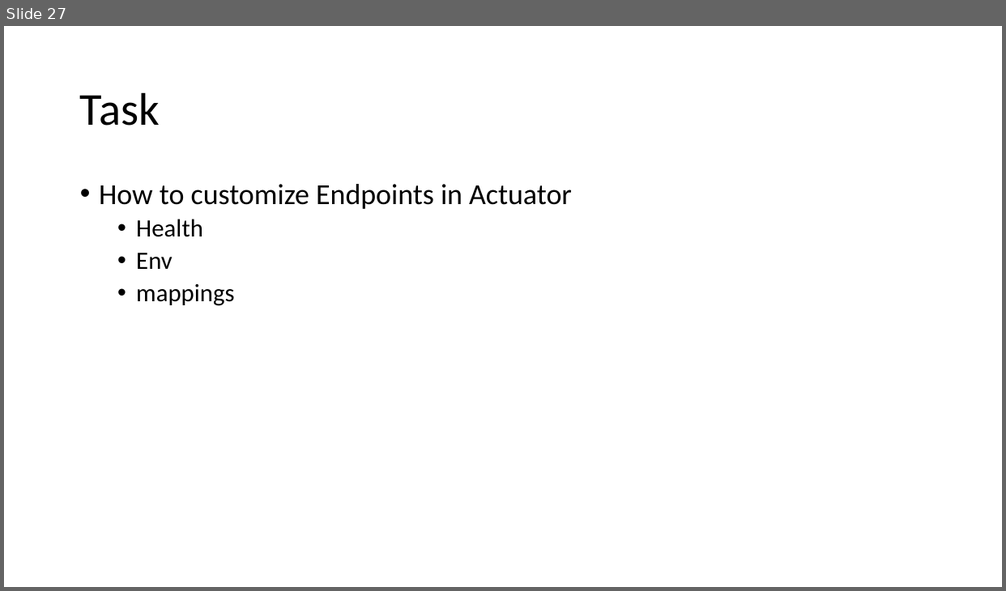
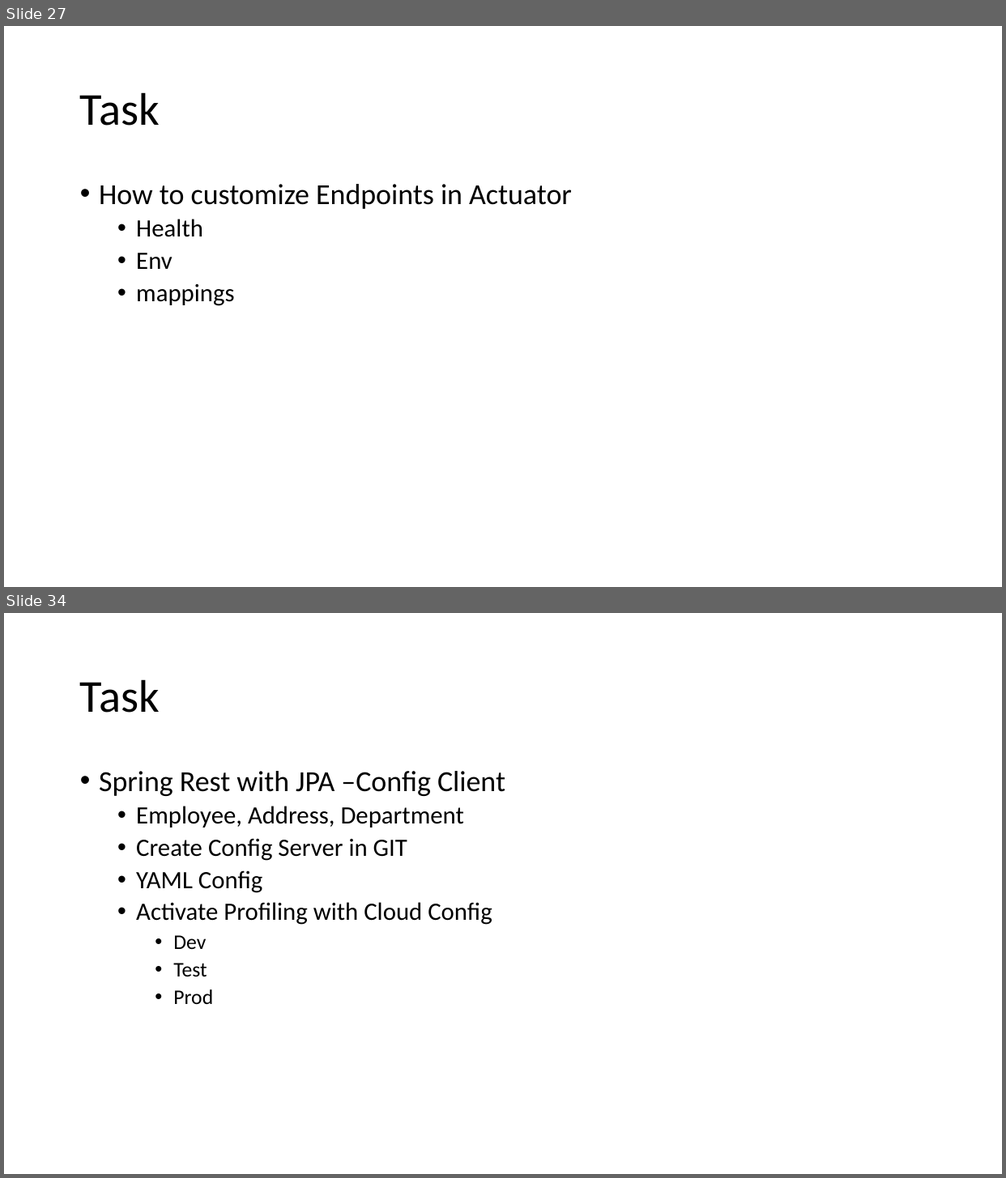
Before and after one commit to priyangm/pod_trg, a slide deck: FinishingSchool-June.pptx. Shown one above the other, each under a label of ours: slide 27 before the commit, slides 27 and 34 after it; the slides between them are not shown. The pictures are 1006x591 and 1006x1178 pixels, drawn with LibreOffice and Linux fonts; fonts in the diff are those of the drawing. Boxes give left, top, right and bottom in pixels: in the first picture for what was removed or moved away, otherwise in the second. Text is boxed around its words. In the diff, an @@ line names an element or a change of style, - is before the commit and + after.

```diff
--- a/FinishingSchool-June.pptx
+++ b/FinishingSchool-June.pptx
@@ slide 34 added at box(4, 613, 1002, 1174), background #FFFFFF @@
@@ title added at box(80, 679, 160, 713), 44 pt, text #000000 @@
+Task
@@ text added at box(99, 771, 505, 1004), 24 pt, text #000000 @@
+• Spring Rest with JPA –Config Client
+  • Employee, Address, Department
+  • Create Config Server in GIT
+  • YAML Config
+  • Activate Profiling with Cloud Config
+    • Dev
+    • Test
+    • Prod
```
Also in this commit, not shown: 6 other slides added, 2 other files.
